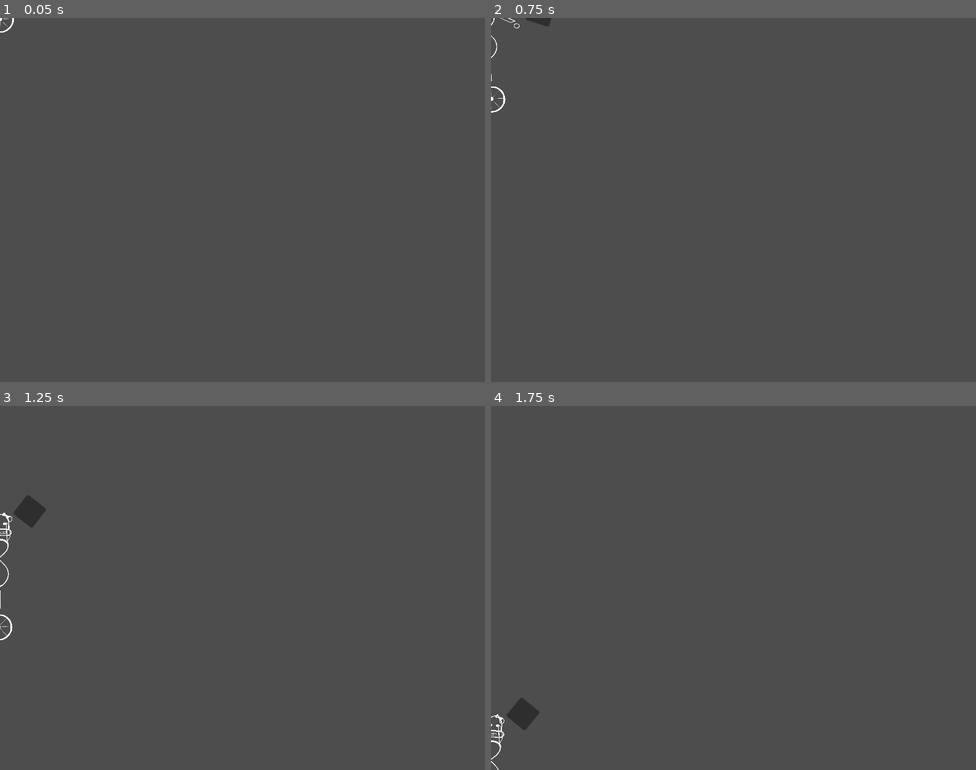
Above: before the commit, frames 1-4 (two rows, left to right).
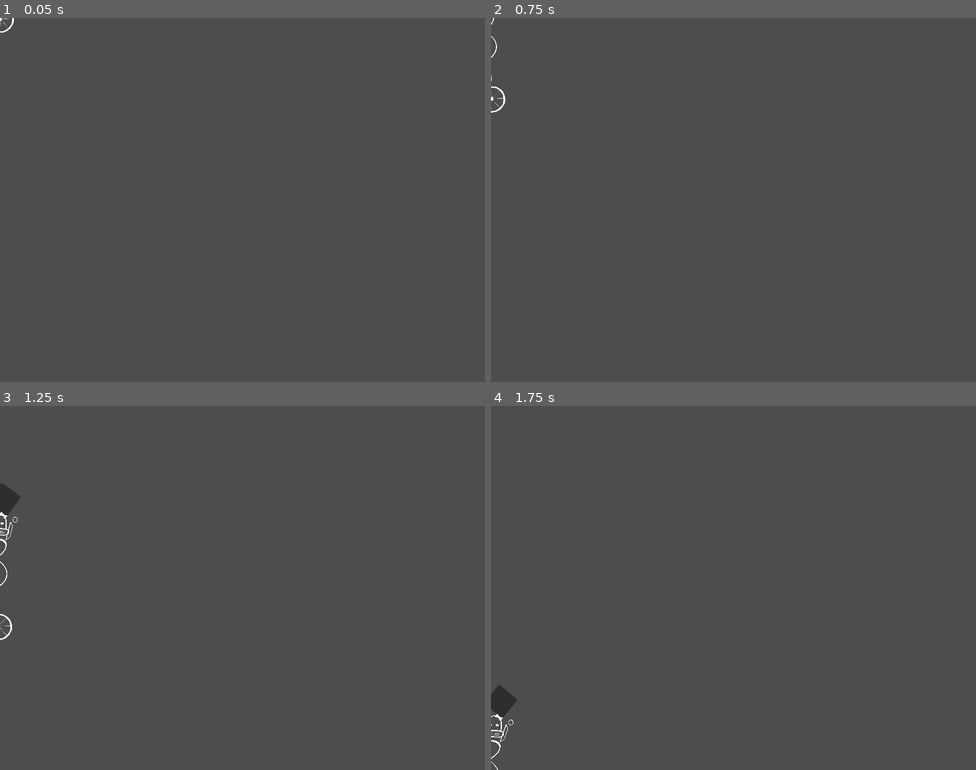
Above: after the commit, the same moments.

Repository: tombuben/KrehkeRobotickeSpoje
Game: Godot game, scene res://ona.tscn
The game is run twice, just before and just after one commit, with the same random seed, the same clock (stepped at 60 frames per second) and the same inputs. This scene is started directly instead of the project's main scene.
Inputs:
- Up to frame 1 (0.05 s): no input
- Up to frame 2 (0.75 s): tap Enter at 0.5 s; hold W (Player1Up) from 0.53 s (still down); tap J (Player2Left) at 0.6 s
- Up to frame 3 (1.25 s): keep holding W (Player1Up)
- Up to frame 4 (1.75 s): keep holding W (Player1Up); tap L (Player2Right) at 1.35 s

Frame 1 is identical in both runs. In frame 2, 0.1% of the frame differs, in the area x 0-13%, y 0-26%; in frame 3, 0.7%, in the area x 0-10%, y 21-65%; in frame 4, 0.7%.

Commit message:
ona more time

Diff:
--- a/ona.tscn
+++ b/ona.tscn
@@ -21,8 +21,11 @@
 scale = Vector2(0.446, 0.446)
 texture = ExtResource("3_g6j1w")
 
+[node name="rameno" parent="telo/rukaLeva" index="0"]
+position = Vector2(12, -9)
+
 [node name="StaticBody2D" parent="telo/rukaLeva/rameno" index="0"]
-position = Vector2(2, 32)
+position = Vector2(25, 35)
 
 [node name="CollisionShape2D" parent="telo/rukaLeva/RigidBody2D" index="0"]
 position = Vector2(1, 33)
@@ -42,7 +45,7 @@
 position = Vector2(14, -9)
 
 [node name="DampedSpringJoint2D" parent="telo/rukaLeva" index="3"]
-position = Vector2(34, 26)
+position = Vector2(36, 25)
 
 [node name="rameno" parent="telo/rukaPrava" index="0"]
 position = Vector2(-15, -11)
